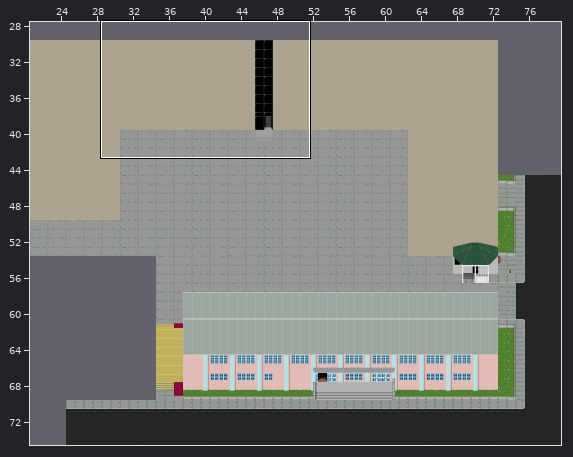
Two states of a Tiled map (JSON), zw-map/maps/outside.json. The picture above shows the old version from afar; the outline marks the close-up.
Close-up. First the earlier version:
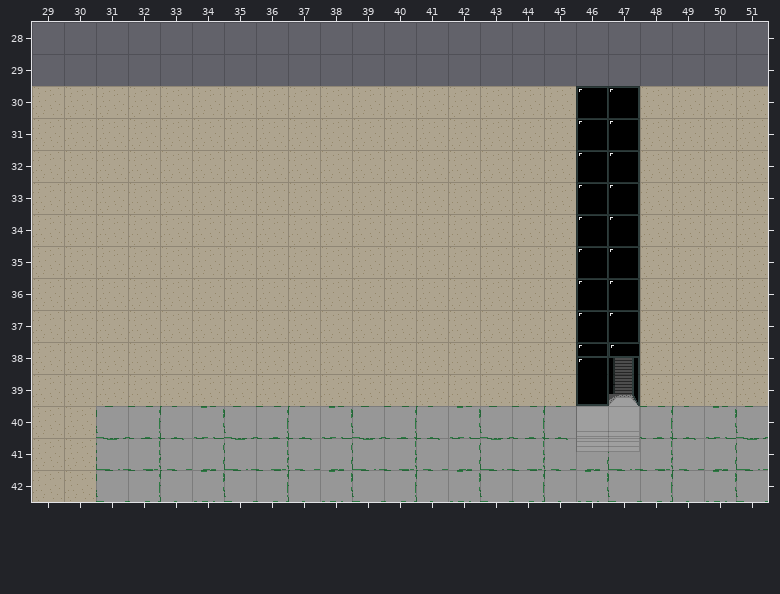
Cells are 32x32 px. Shown: x 29..51, y 28..42. The commit also changed other parts of the map, which this record leaves out.
The same view after the edit:
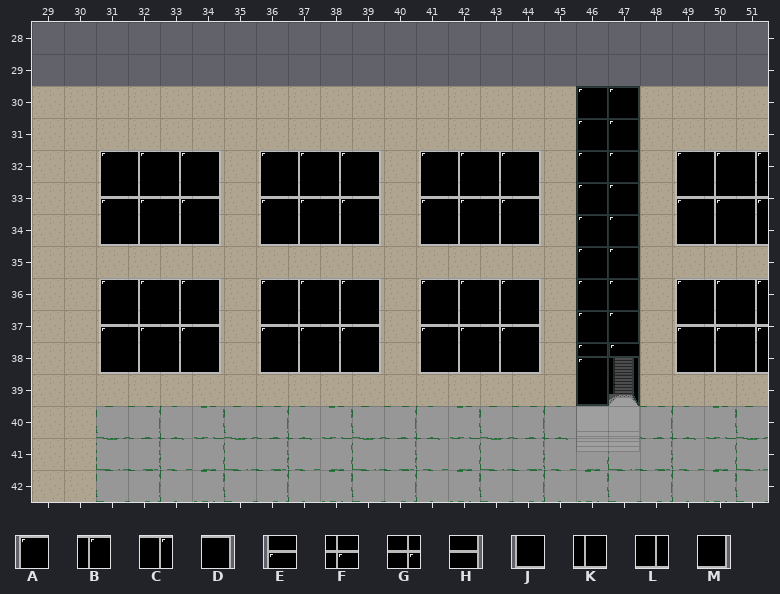
Key: from "outside": A 427, B 428, C 429, D 430, E 459, F 460, G 461, H 462, J 491, K 492, L 493, M 494.
_ is an empty cell.
The edit:
Layer "Kachelebene 10":
y 32: x 31..34 ____ -> ABCD; x 36..39 ____ -> ABCD; x 41..44 ____ -> ABCD; x 49..51 ___ -> ABC
y 33: x 31..34 ____ -> EFGH; x 36..39 ____ -> EFGH; x 41..44 ____ -> EFGH; x 49..51 ___ -> EFG
y 34: x 31..34 ____ -> JKLM; x 36..39 ____ -> JKLM; x 41..44 ____ -> JKLM; x 49..51 ___ -> JKL
y 36: x 31..34 ____ -> ABCD; x 36..39 ____ -> ABCD; x 41..44 ____ -> ABCD; x 49..51 ___ -> ABC
y 37: x 31..34 ____ -> EFGH; x 36..39 ____ -> EFGH; x 41..44 ____ -> EFGH; x 49..51 ___ -> EFG
y 38: x 31..34 ____ -> JKLM; x 36..39 ____ -> JKLM; x 41..44 ____ -> JKLM; x 49..51 ___ -> JKL
Changed places in both close-ups, as pixel boxes (x1, y1, x2, y2):
added: (99, 150, 221, 246)
added: (259, 150, 381, 246)
added: (419, 150, 541, 246)
added: (675, 150, 768, 246)
added: (99, 278, 221, 374)
added: (259, 278, 381, 374)
added: (419, 278, 541, 374)
added: (675, 278, 768, 374)
